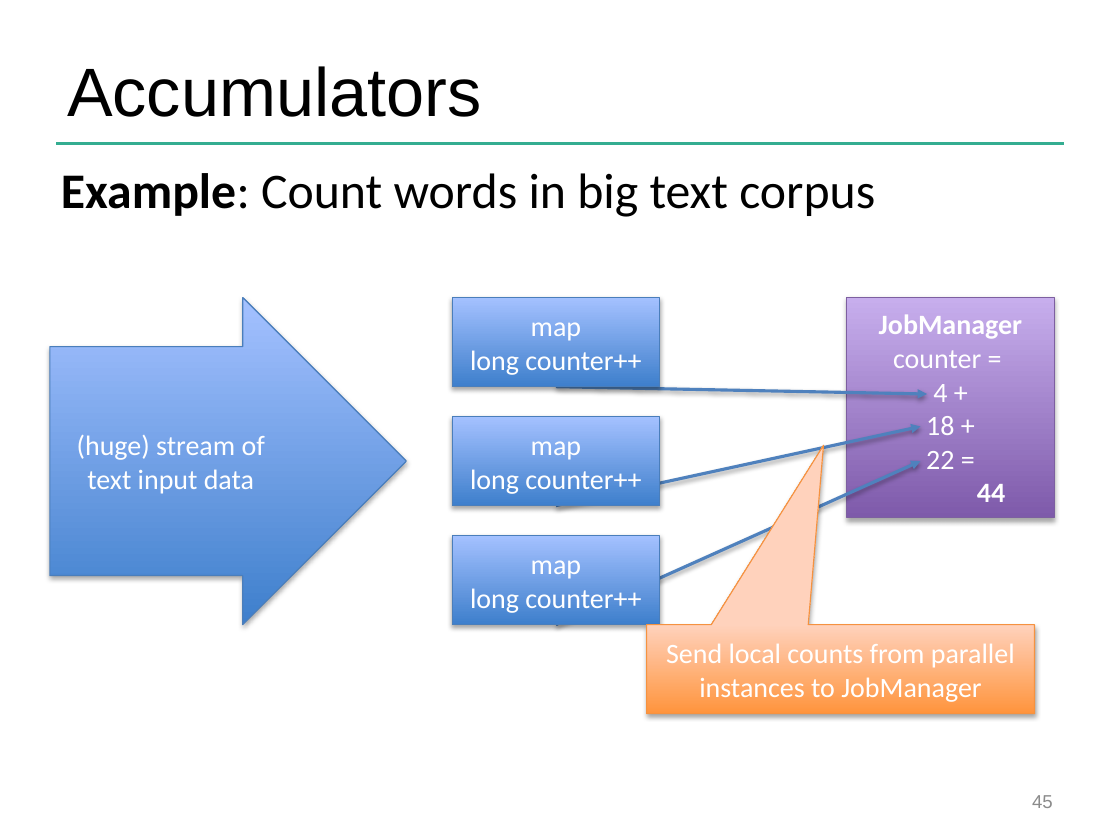
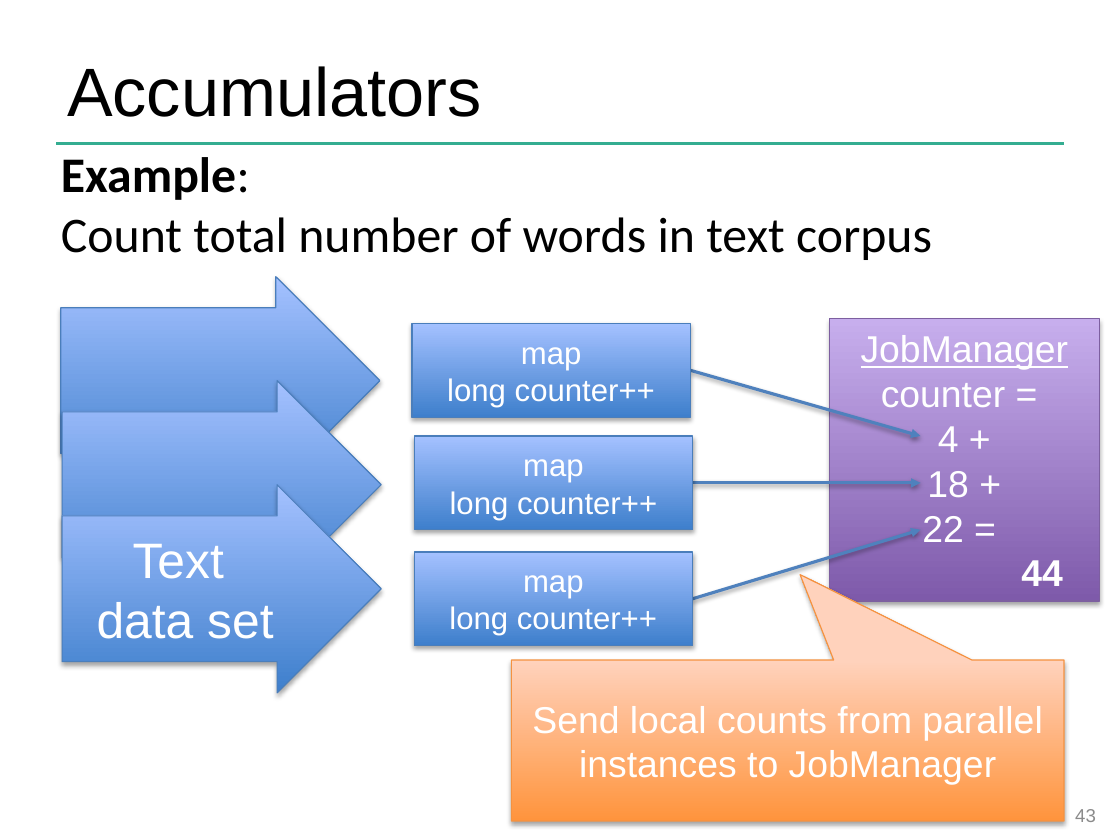
Before and after one commit to dataArtisans/flink-training-web, a slide deck: slide 43 of slides/flink_batch_advanced.pptx (slide 45 before the commit). Drawn at 1120x840 pixels with LibreOffice and Linux fonts; fonts in the diff are those of the drawing; background and template pictures are left out. Boxes give left, top, right and bottom in pixels: in the first picture for what was removed or moved away, otherwise in the second. Text is boxed around its words. In the diff, an @@ line names an element or a change of style, - is before the commit and + after.

```diff
--- a/slides/flink_batch_advanced.pptx
+++ b/slides/flink_batch_advanced.pptx
@@ text at [61,157,932,260]: text changed @@
-Example: Count words in big text corpus
+Example:
+Count total number of words in text corpus
@@ right arrow removed at [50,298,407,625] @@
-(huge) stream of text input data
@@ right arrow added at [60,277,380,485], fill gradient #3F80CE to #A4C4FF, outline #4B7EBC 0.75 pt @@
@@ rectangle "map": place and size @@
-rectangle "map" at [452,298,660,388]
+rectangle "map" at [412,324,691,418]
@@ rectangle "JobManager": place and size @@
-rectangle "JobManager" at [847,298,1054,519]
+rectangle "JobManager" at [830,319,1100,601]
@@ text in rectangle at [861,335,1069,497]: size 18 to 24 pt, font Calibri to Arial in "JobManager", "counter =", "4 +", "18 +"; bold off, underline on in "JobManager" @@
@@ right arrow added at [62,381,381,589], fill gradient #3F80CE to #A4C4FF, outline #4B7EBC 0.75 pt @@
@@ arrow moved from (556, 386) - (927, 394) to (690, 371) - (921, 436) @@
@@ size 18 to 20 pt, font Calibri to Arial in 3 elements at [412,324,691,418], [414,552,693,646], [414,436,693,530] @@
@@ rectangle "map": place and size @@
-rectangle "map" at [452,417,660,506]
+rectangle "map" at [414,436,693,530]
@@ right arrow added at [62,485,381,693], fill gradient #3F80CE to #A4C4FF, outline #4B7EBC 0.75 pt, 32 pt, text #FFFFFF @@
+Text
+data set
@@ arrow moved from (556, 505) - (921, 427) to (693, 483) - (921, 483) @@
@@ arrow moved from (556, 625) - (921, 461) to (692, 599) - (921, 530) @@
@@ text in rectangle at [922,516,1062,586]: text changed; size 18 to 24 pt; font Calibri to Arial @@
-22 =
-44
+22 =
+44
@@ rectangle "map": place and size @@
-rectangle "map" at [452,535,660,625]
+rectangle "map" at [414,552,693,646]
@@ speech box "Send local counts from parallel ...": place and size @@
-speech box "Send local counts from parallel ..." at [646,625,1034,713]
+speech box "Send local counts from parallel ..." at [512,660,1064,821]
@@ speech box "Send local counts from parallel ..." at [512,660,1064,821]: size 18 to 24 pt, font Calibri to Arial; proportions changed @@
@@ page number at [1075,809,1096,822]: text changed @@
-45
+43
```
Also in this commit, not shown: 34 other slides changed, 12 slides added, 16 slides removed.
